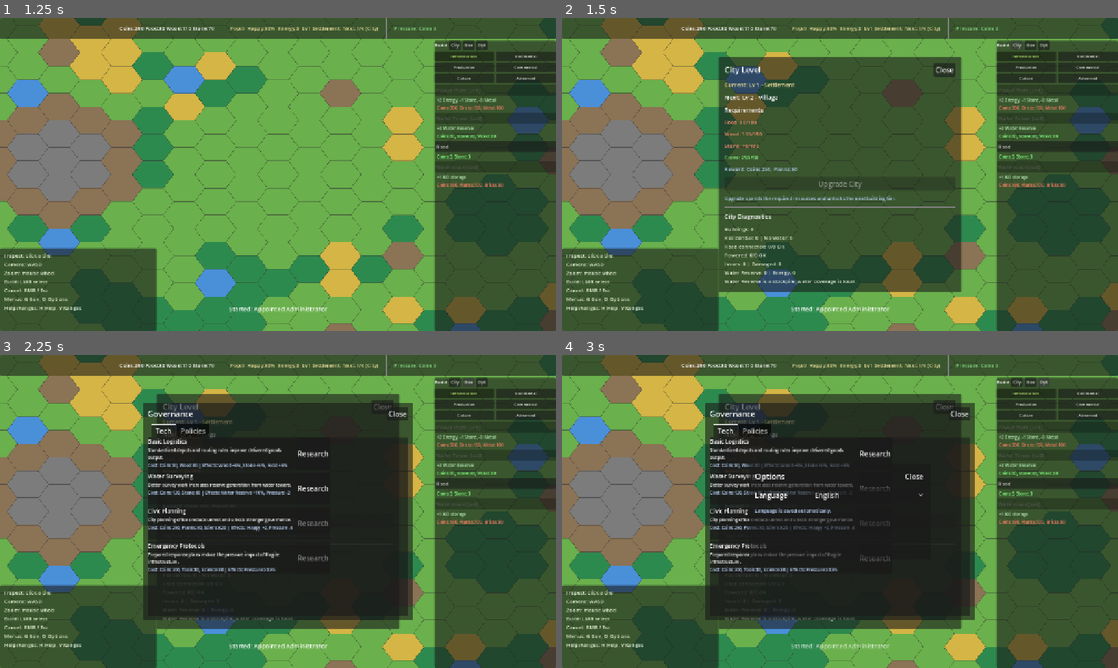
Above: before the commit, frames 1-4 (two rows, left to right).
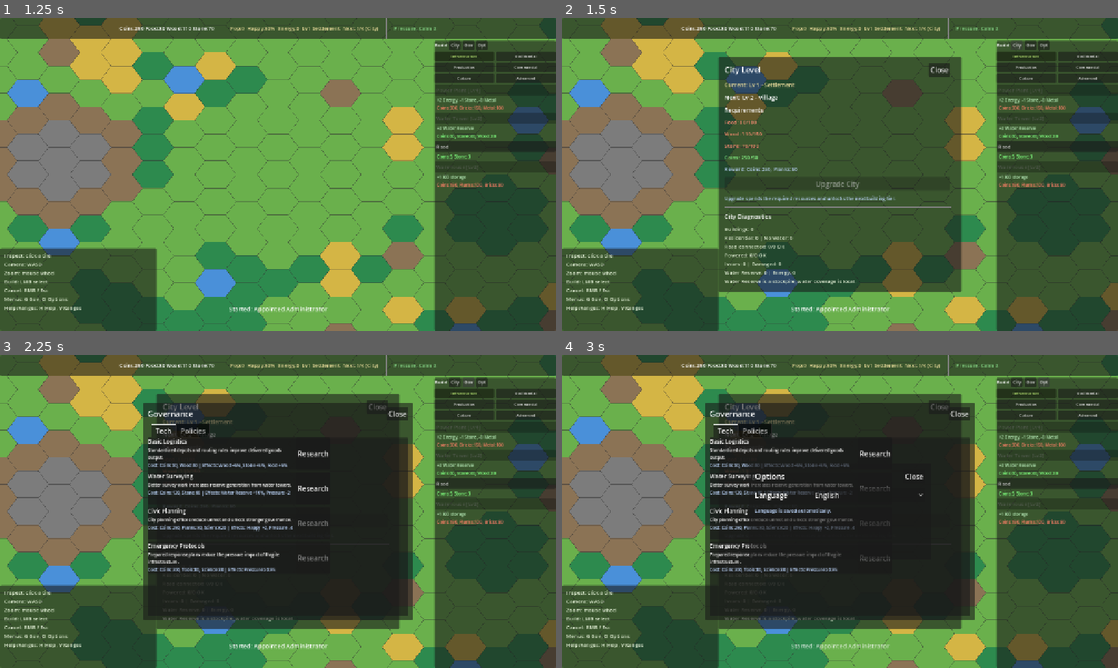
Above: after the commit, the same moments.

Repository: Gaefa/Gamefication
Game: Godot game, scene res://scenes/main.tscn
Same seed, same stepped clock (60 frames per second), same inputs: the game is played once before the commit and once after it.
Inputs:
- Up to frame 1 (1.25 s): click "Begin" at 0.5 s
- Up to frame 2 (1.5 s): click "City" at 1.25 s
- Up to frame 3 (2.25 s): click "Gov" at 2 s
- Up to frame 4 (3 s): click "Opt" at 2.75 s

Frame 1 is identical in both runs. In frame 2, 0.2% of the frame differs, in the area x 45-71%, y 14-61%; in frame 3, less than 0.1%; in frame 4, less than 0.1%.

Commit message:
fix: address economy and city panel review findings

Diff:
--- a/godot/scripts/core/systems/economy_system.gd
+++ b/godot/scripts/core/systems/economy_system.gd
@@ -13,8 +13,10 @@
 
 func process_tick() -> void:
 	var net_production: Dictionary = {}
+	var available_inputs: Dictionary = {}
 	for res_id: String in ContentDB.get_resource_ids():
 		net_production[res_id] = 0.0
+		available_inputs[res_id] = GameStateStore.get_resource(res_id)
 
 	for coord: Vector2i in GameStateStore.get_all_building_coords():
 		var bld: Dictionary = GameStateStore.get_building(coord)
@@ -28,7 +30,9 @@
 		var ldata: Dictionary = ContentDB.building_level_data(type_id, level)
 		var produces: Dictionary = ldata.get("produces", {})
 		var consumes: Dictionary = ldata.get("consumes", {})
-		var input_efficiency: float = _resource_flow.input_efficiency_for(coord, consumes)
+		var delivery_efficiency: float = _resource_flow.input_efficiency_for(coord, consumes)
+		var stock_efficiency: float = _input_stock_efficiency_for(consumes, delivery_efficiency, available_inputs)
+		var input_efficiency: float = delivery_efficiency * stock_efficiency
 		var condition_efficiency := 0.5 if (bld.get("has_issue", false) as bool) else 1.0
 
 		# Get multipliers
@@ -47,6 +51,7 @@
 		for res_id: String in consumes:
 			var amount: float = (consumes[res_id] as float) * input_efficiency
 			net_production[res_id] = (net_production[res_id] as float) - amount
+			available_inputs[res_id] = maxf((available_inputs.get(res_id, 0.0) as float) - amount, 0.0)
 
 	# Bank interest (special mechanic)
 	_process_bank_interest(net_production)
@@ -68,6 +73,21 @@
 	for res_id: String in ContentDB.get_resource_ids():
 		if GameStateStore.get_resource(res_id) <= 0.0 and (net_production.get(res_id, 0.0) as float) < 0.0:
 			EventBus.resource_depleted.emit(res_id)
+
+
+func _input_stock_efficiency_for(consumes: Dictionary, delivery_efficiency: float, available_inputs: Dictionary) -> float:
+	if consumes.is_empty():
+		return 1.0
+	if delivery_efficiency <= 0.0:
+		return 0.0
+	var efficiency := 1.0
+	for res_id: String in consumes:
+		var required: float = (consumes[res_id] as float) * delivery_efficiency
+		if required <= 0.0:
+			continue
+		var available: float = available_inputs.get(res_id, 0.0) as float
+		efficiency = minf(efficiency, clampf(available / required, 0.0, 1.0))
+	return efficiency
 
 
 func _process_bank_interest(net: Dictionary) -> void:
--- a/godot/scripts/core/systems/progression_system.gd
+++ b/godot/scripts/core/systems/progression_system.gd
@@ -103,6 +103,8 @@
 	for res_id: String in reqs:
 		var required: float = reqs[res_id] as float
 		if GameStateStore.get_resource(res_id) < required:
+			if _notified_upgrade_level == next_level:
+				_notified_upgrade_level = 0
 			return
 
 	if _notified_upgrade_level == next_level:
--- a/godot/scripts/scenes/hud_root.gd
+++ b/godot/scripts/scenes/hud_root.gd
@@ -1045,9 +1045,16 @@
 	margin.add_theme_constant_override("margin_bottom", 14)
 	_city_panel.add_child(margin)
 
+	var scroll := ScrollContainer.new()
+	scroll.custom_minimum_size = Vector2(532, 512)
+	scroll.size_flags_vertical = Control.SIZE_EXPAND_FILL
+	scroll.size_flags_horizontal = Control.SIZE_EXPAND_FILL
+	margin.add_child(scroll)
+
 	var root := VBoxContainer.new()
+	root.custom_minimum_size.x = 520
 	root.add_theme_constant_override("separation", 10)
-	margin.add_child(root)
+	scroll.add_child(root)
 
 	var header := HBoxContainer.new()
 	root.add_child(header)
